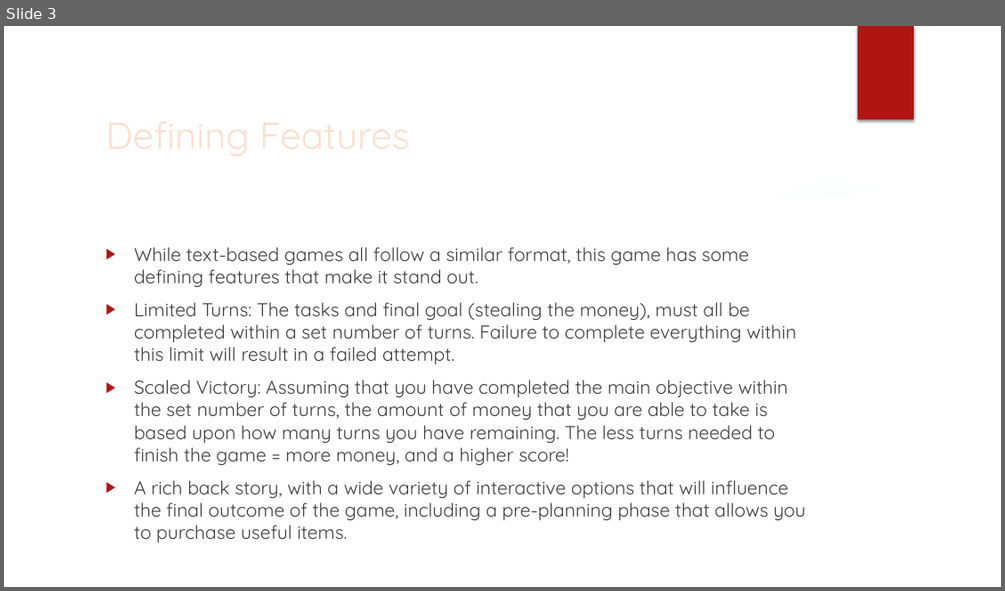
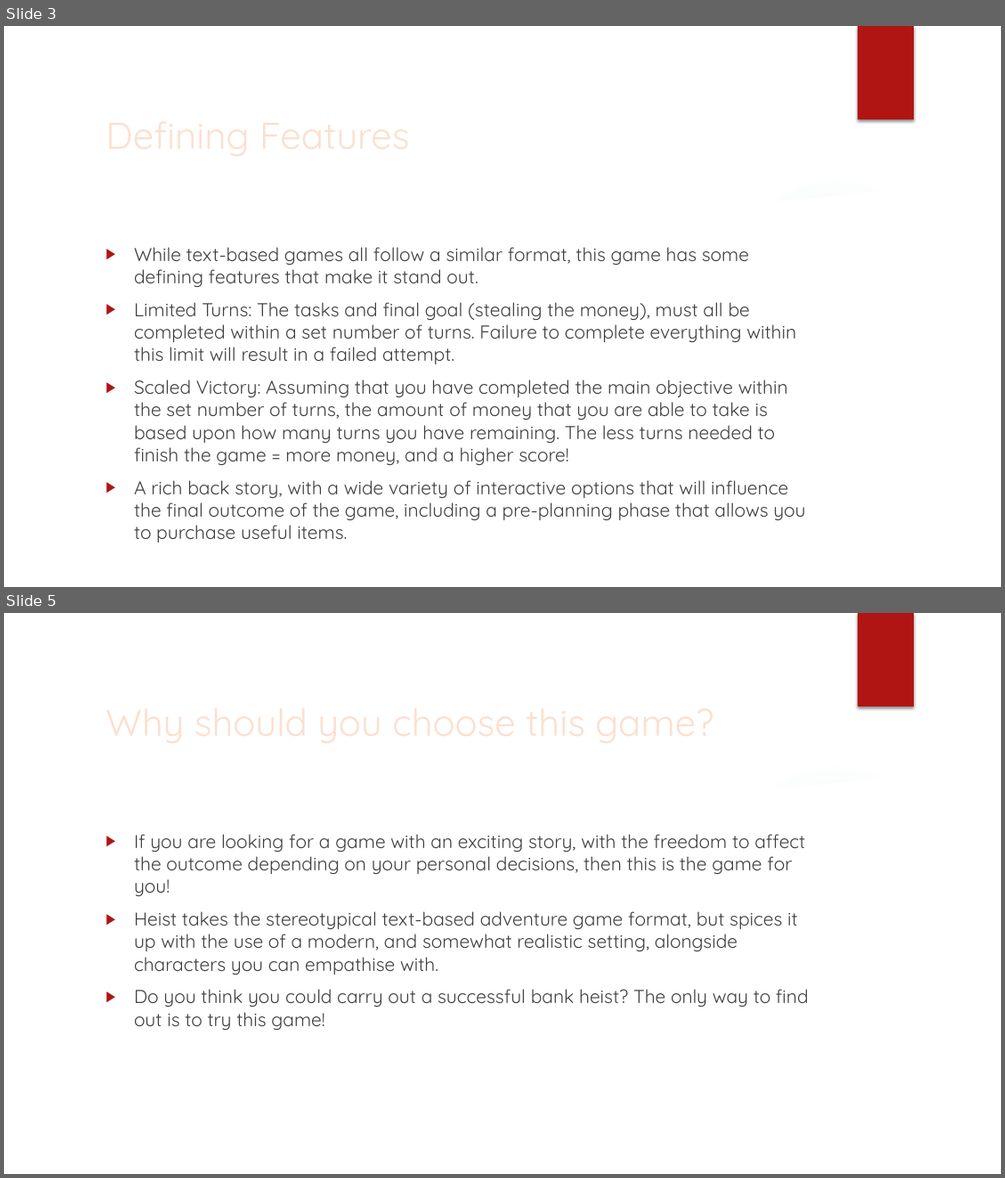
Before and after one commit to Jcoopt/CM1101-Group-Project, a slide deck: Heist powerpoint.pptx. Shown one above the other, each under a label of ours: slide 3 before the commit, slides 3 and 5 after it; the slides between them are not shown. The pictures are 1005x591 and 1005x1178 pixels, drawn with LibreOffice and Linux fonts; fonts in the diff are those of the drawing; background and template pictures are left out. Boxes give left, top, right and bottom in pixels: in the first picture for what was removed or moved away, otherwise in the second. Text is boxed around its words. In the diff, an @@ line names an element or a change of style, - is before the commit and + after.

```diff
--- a/Heist powerpoint.pptx
+++ b/Heist powerpoint.pptx
@@ slide 5 added at (4, 613, 1001, 1174), background picture (left out); not listed: 7 template elements that a slide beside it also shows @@
@@ text added at (134, 834, 809, 1030), 18 pt, text #404040 @@
+▶ If you are looking for a game with an exciting story, with the freedom to affect the outcome depending on your personal decisions, then this is the game for you!
+▶ Heist takes the stereotypical text-based adventure game format, but spices it up with the use of a modern, and somewhat realistic setting, alongside characters you can empathise with.
+▶ Do you think you could carry out a successful bank heist? The only way to find out is to try this game!
@@ title added at (150, 838, 324, 1030), 36 pt, text #FBE0CF @@
+Why should you choose this game?
```
Also in this commit, not shown: 1 slide changed.
